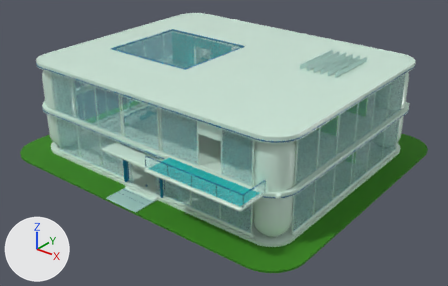
An edit to the glTF model assets/models/aero-house/AeroHouse.glb, drawn before and after from the same camera.
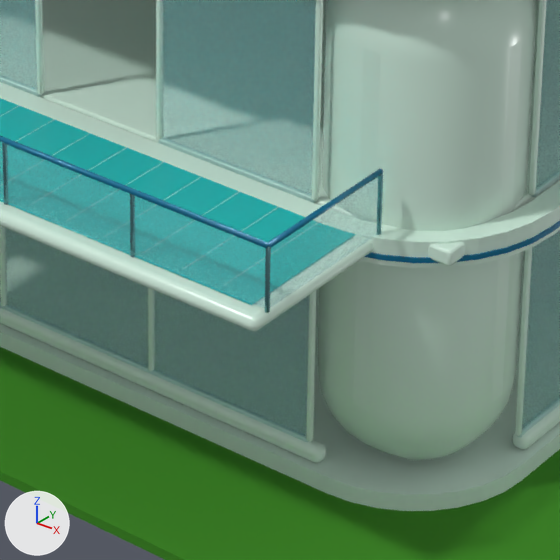
The first picture shows the older version from a camera (50 mm lens) standing at (132.7, -166.7, 105.0) and looking at (3.8, -5.5, 5.1). The close-ups show the older and then the newer version on the part from 42% to 67% of the width and 51% to 90% of the height of that picture. Only the edits that show in the close-ups are written down. Every picture has the same lights, and +X, +Y and +Z are marked at lower left.

Script lines for the objects in view, before the commit:
```python
me_aero_eastu_palette = bpy.data.meshes.new('Aero_EastU_Palette')
me_aero_eastu_palette.from_pydata(...)  # 504 vertices, 972 faces; spans x 52.8..53.2, y -35.2..35.2, z 17.8..33.7
me_aero_eastu_palette.materials.append(mat_aero_palette)
me_aero_lowerribbon_palette = bpy.data.meshes.new('Aero_LowerRibbon_Palette')
me_aero_lowerribbon_palette.from_pydata(...)  # 480 vertices, 940 faces; spans x -53.5..53.5, y -43.5..43.5, z 1.0..2.1
me_aero_lowerribbon_palette.materials.append(mat_aero_palette)
me_aero_site_palette = bpy.data.meshes.new('Aero_Site_Palette')
me_aero_site_palette.from_pydata(...)  # 72 vertices, 140 faces; spans x -62.0..62.0, y -54.0..54.0, z -0.8..-0.1
me_aero_site_palette.materials.append(mat_aero_palette)
ob_aero_eastu_palette = bpy.data.objects.new('Aero_EastU_Palette', me_aero_eastu_palette)
ob_aero_eastu_palette.location = (0.0, 0.0, 0.0)
ob_aero_lowerribbon_palette = bpy.data.objects.new('Aero_LowerRibbon_Palette', me_aero_lowerribbon_palette)
ob_aero_lowerribbon_palette.location = (0.0, 0.0, 0.0)
ob_aero_site_palette = bpy.data.objects.new('Aero_Site_Palette', me_aero_site_palette)
ob_aero_site_palette.location = (0.0, 0.0, 0.0)
# also in view: 'Aero_CornerShell_Palette' at (0.0, 0.0, 17.1); 'Aero_EastG_Palette' at (53.0, 0.0, 9.3); 'Aero_FrontRightG_Glass' at (26.5, -43.0, 9.3); 'Aero_UpperFloorEast_Palette' at (33.0, 0.0, 17.5); 'Aero_Terrace_Palette' at (31.0, -49.0, 17.6)
```
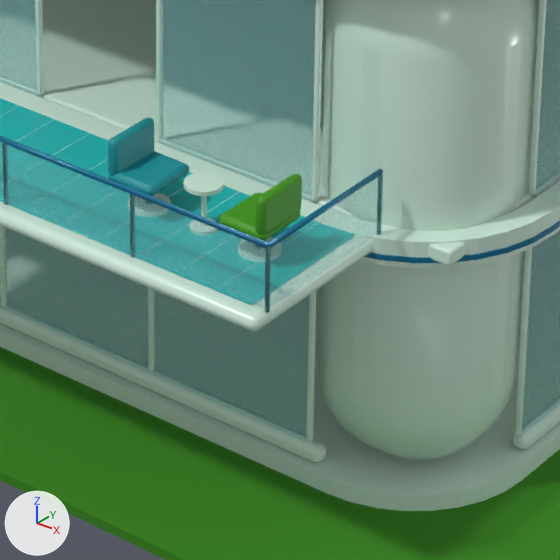
What differs and where, as boxes (x1, y1, x2, y2) in the close-ups (560 x 560 px):
'Aero_TerraceFurniture_Palette', added: after (108, 118, 302, 242)

What the commit changed:
Mesh me_aero_terracefurniture_palette is new.
It has 440 vertices, 836 faces and spans x 35.85..46.56, y -51.2..-47.6, z 18.02..22.55.
It uses material mat_aero_palette.
Object 'Aero_TerraceFurniture_Palette' (ob_aero_terracefurniture_palette) is new; it shows me_aero_terracefurniture_palette.
Its location is (0.0, 0.0, 0.0).
